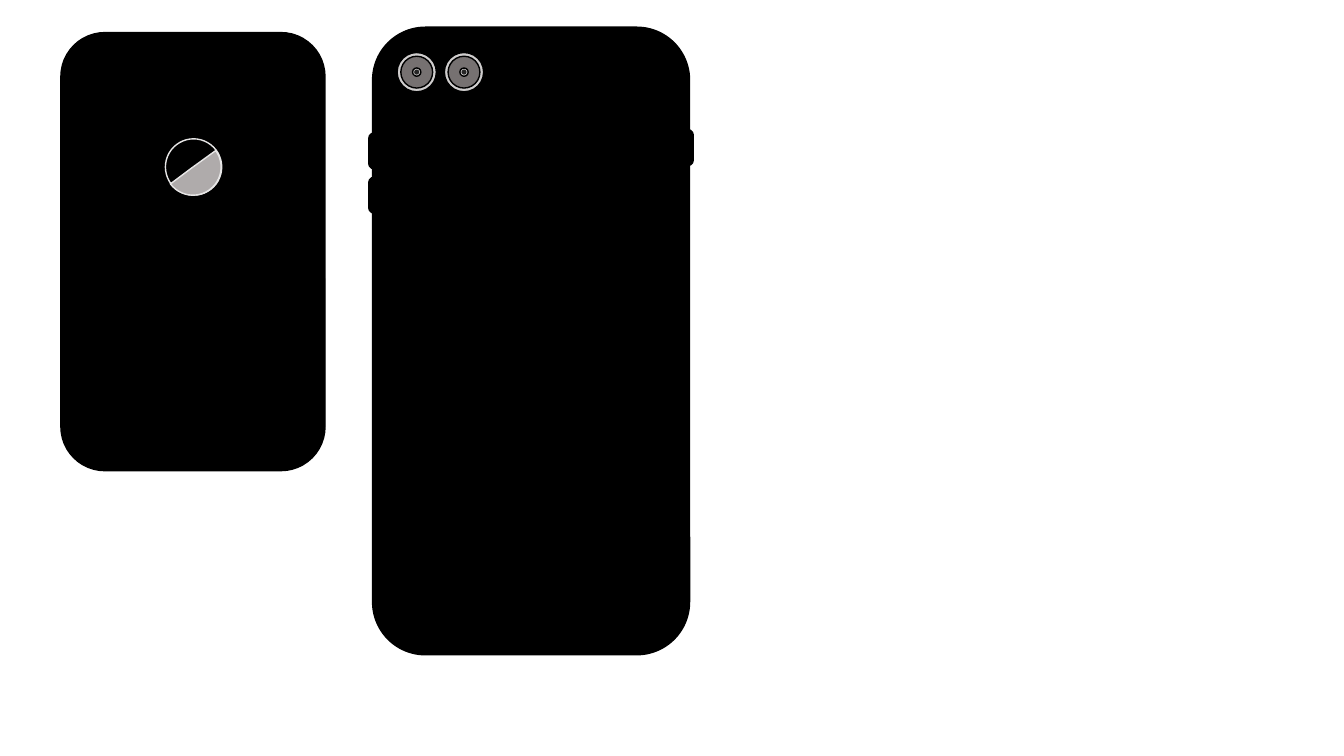
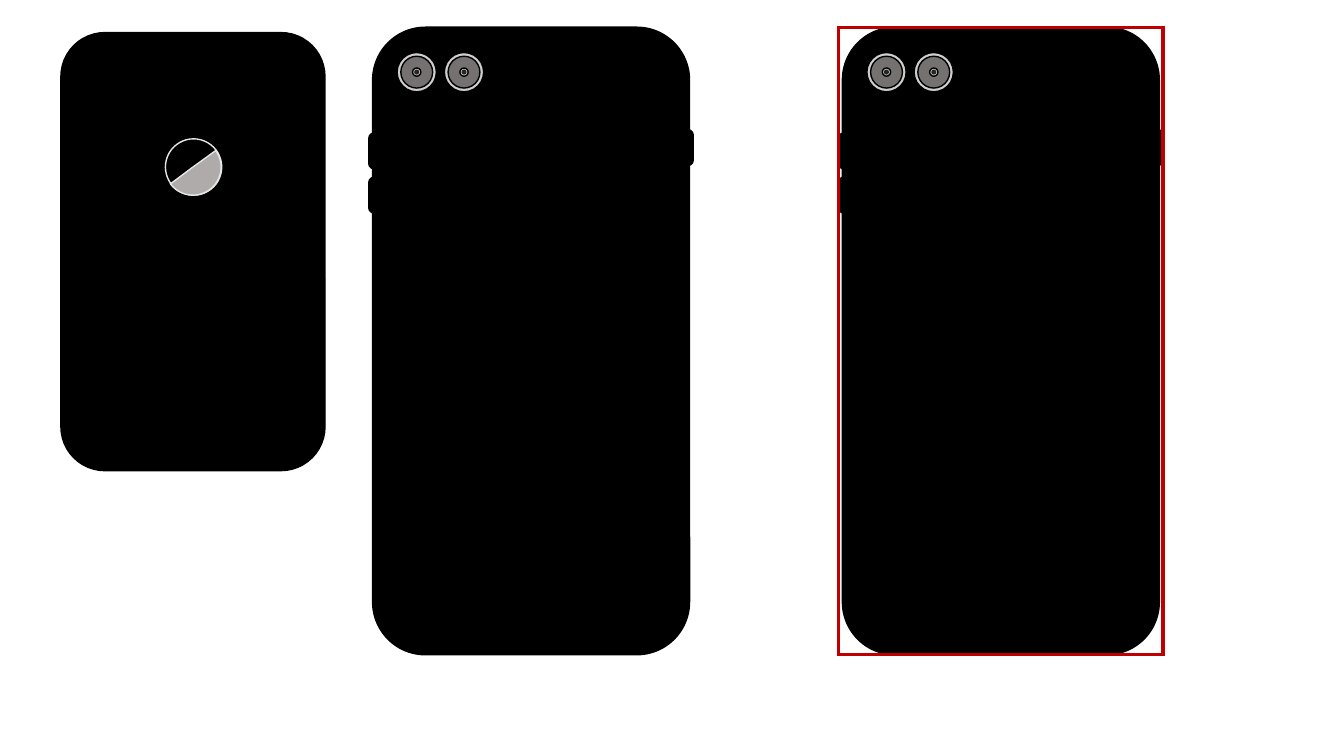
Before and after one commit to avelasqz/persona_context_precision, a slide deck: slide 13 of experiments/05_forced_choice/images/phone_pictures.pptx (slide 11 before the commit). Drawn at 1344x756 pixels with LibreOffice and Linux fonts; fonts in the diff are those of the drawing. Boxes give left, top, right and bottom in pixels: in the first picture for what was removed or moved away, otherwise in the second. Text is boxed around its words. In the diff, an @@ line names an element or a change of style, - is before the commit and + after.

```diff
--- a/experiments/05_forced_choice/images/phone_pictures.pptx
+++ b/experiments/05_forced_choice/images/phone_pictures.pptx
@@ rectangle added at bbox=[839, 27, 1164, 655], outline #C00000 2.25 pt @@
@@ group added at bbox=[839, 27, 1164, 655]: 8 ellipses, 4 rounded rectangles @@
```
Also in this commit, not shown: 1 other slide changed, 5 slides added, 17 other files.
